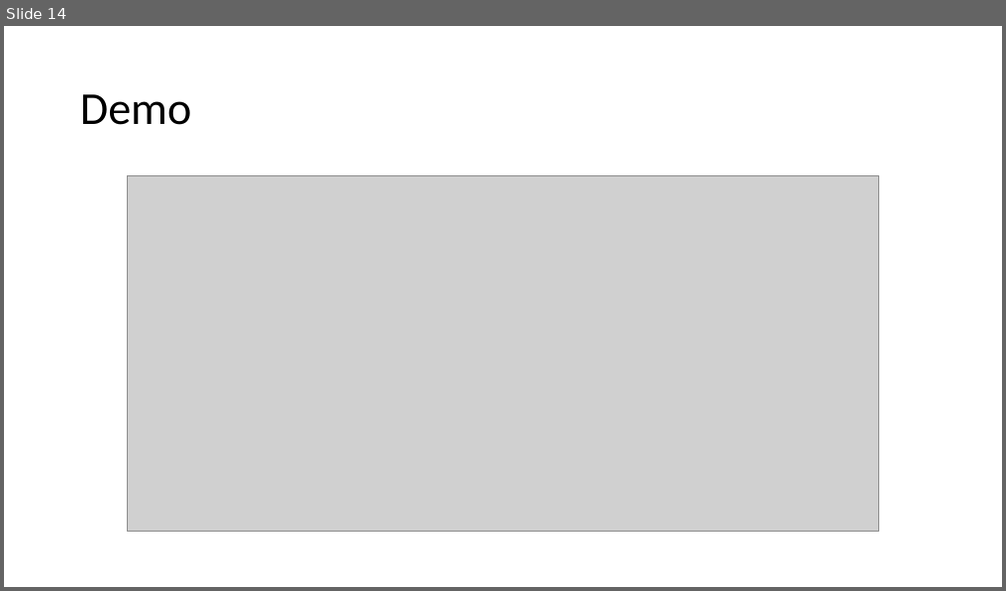
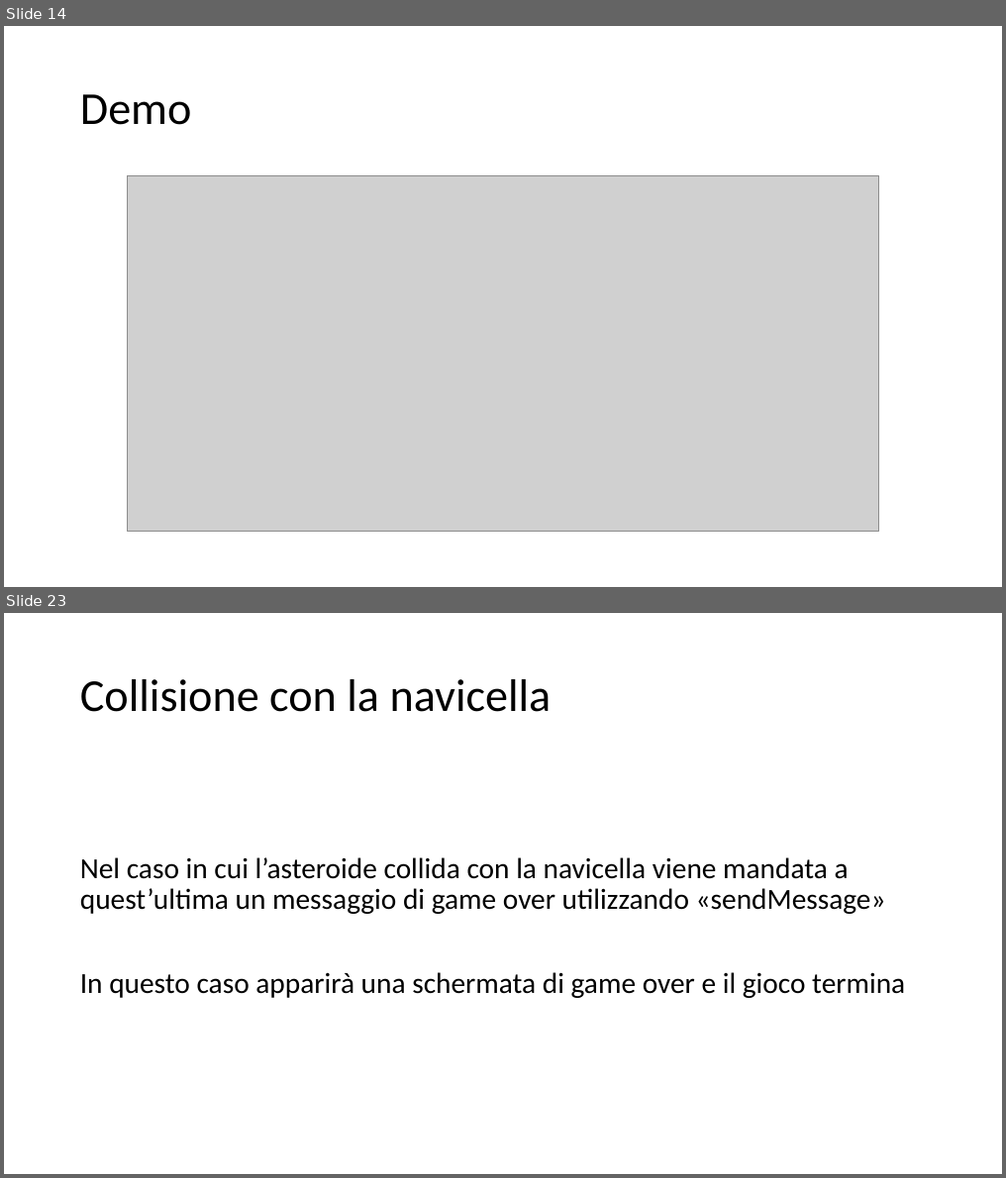
Before and after one commit to Lucio8493/Don-tDie, a slide deck: Progetto sistemi.pptx. Shown one above the other, each under a label of ours: slide 14 before the commit, slides 14 and 23 after it; the slides between them are not shown. The pictures are 1006x591 and 1006x1178 pixels, drawn with LibreOffice and Linux fonts; fonts in the diff are those of the drawing; grey boxes stand for pictures. Boxes give left, top, right and bottom in pixels: in the first picture for what was removed or moved away, otherwise in the second. Text is boxed around its words. In the diff, an @@ line names an element or a change of style, - is before the commit and + after.

```diff
--- a/Progetto sistemi.pptx
+++ b/Progetto sistemi.pptx
@@ slide 23 added at [4, 613, 1002, 1174], background #FFFFFF @@
@@ title added at [80, 679, 551, 712], 44 pt, text #000000 @@
+Collisione con la navicella
@@ text added at [80, 858, 905, 998], 28 pt, text #000000 @@
+Nel caso in cui l’asteroide collida con la navicella viene mandata a quest’ultima un messaggio di game over utilizzando «sendMessage»
+In questo caso apparirà una schermata di game over e il gioco termina
```
Also in this commit, not shown: 11 slides changed, 9 other slides added, 5 other files.
